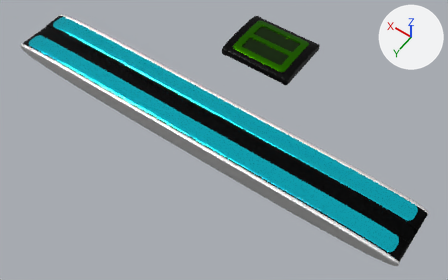
What one commit did to the Blender file Assets/Art/Meshes/Fret.blend.
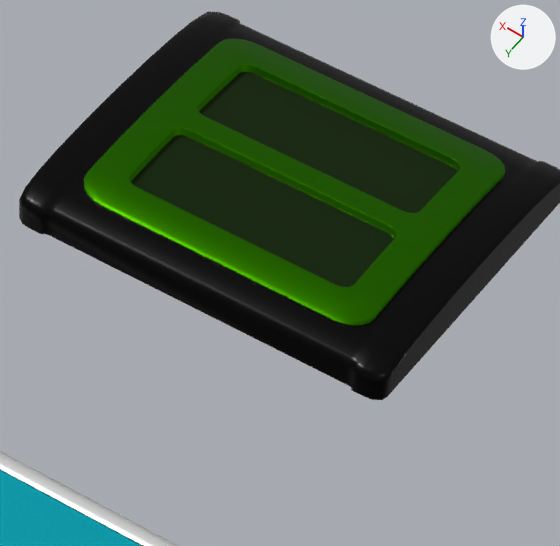
Each version appears first whole from a 50 mm lens placed at (-7.94, 13.95, 15.32), pointed at (-0.45, 3.45, -1.17), and next in a close-up on the part from 49% to 71% of the width and 5% to 40% of the height. The lights are fixed; the arrows at upper right show +X, +Y and +Z.

Objects in the first close-up: 'Cube', 'Fret'.
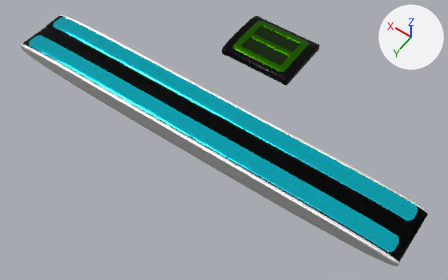
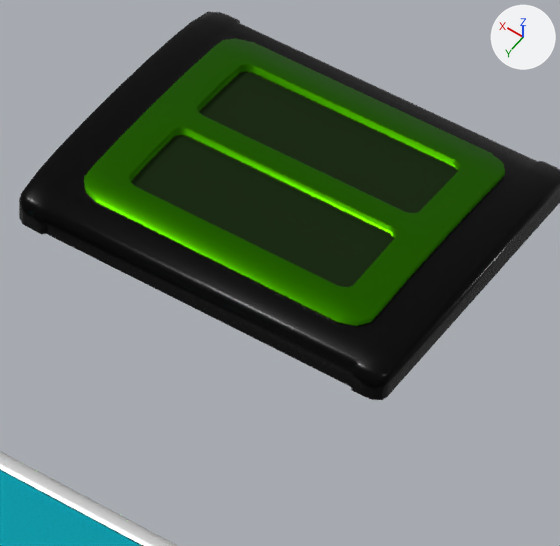
The edits, one by one:
Object 'Fret' (ob_fret) gains a DECIMATE modifier named 'Decimate'.
Modifier setting: ratio = 0.3.

What differs and where, as boxes [x1, y1, x2, y2] in the close-ups (560 x 546 px):
'Fret', modifiers changed: [19, 12, 560, 400] in both
